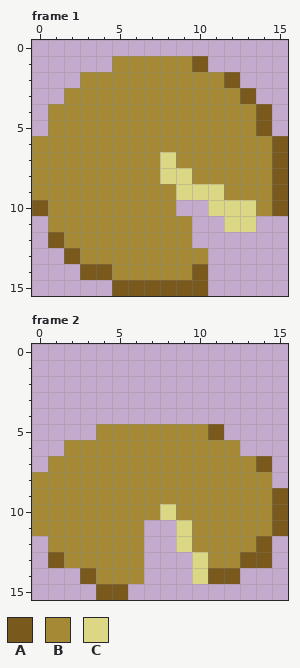
Pixel-art file, stored at assets/munster.ase. Above: the version before the commit.
16x16 pixels, 7 frames. Shown: frame 1, frame 2. The commit also changed other frames, which this record leaves out.
Palette (. is transparent): A #7a591c  B #a58935  C #dbd785
Pixels before, frame 1, first column x 0:
 1 .....BBBBBA.....
 2 ...BBBBBBBBBA...
 3 ..BBBBBBBBBBBA..
 4 .BBBBBBBBBBBBBA.
 5 .BBBBBBBBBBBBBA.
 6 BBBBBBBBBBBBBBBA
 7 BBBBBBBBCBBBBBBA
 8 BBBBBBBBCCBBBBBA
 9 BBBBBBBBBCCCBBBA
10 ABBBBBBBB..CCCBA
11 .BBBBBBBBB..CC..
12 .ABBBBBBBB......
13 ..ABBBBBBBB.....
14 ...AABBBBBA.....
15 .....AAAAAA.....
Pixels before, frame 2, first column x 0:
 5 ....BBBBBBBA....
 6 ..BBBBBBBBBBB...
 7 .BBBBBBBBBBBBBA.
 8 BBBBBBBBBBBBBBB.
 9 BBBBBBBBBBBBBBBA
10 BBBBBBBBCBBBBBBA
11 BBBBBBB..CBBBBBA
12 .BBBBBB..CBBBBA.
13 .ABBBBB...CBBAA.
14 ...ABBB...CAA...
15 ....AA..........
New version:
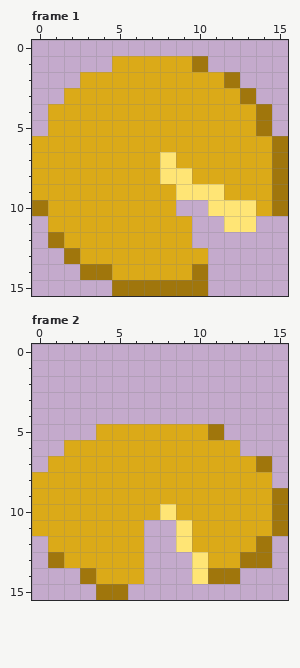
Edits made:
colour A: #7a591c -> #a0760c
colour B: #a58935 -> #dbaa18
colour C: #dbd785 -> #ffe575
